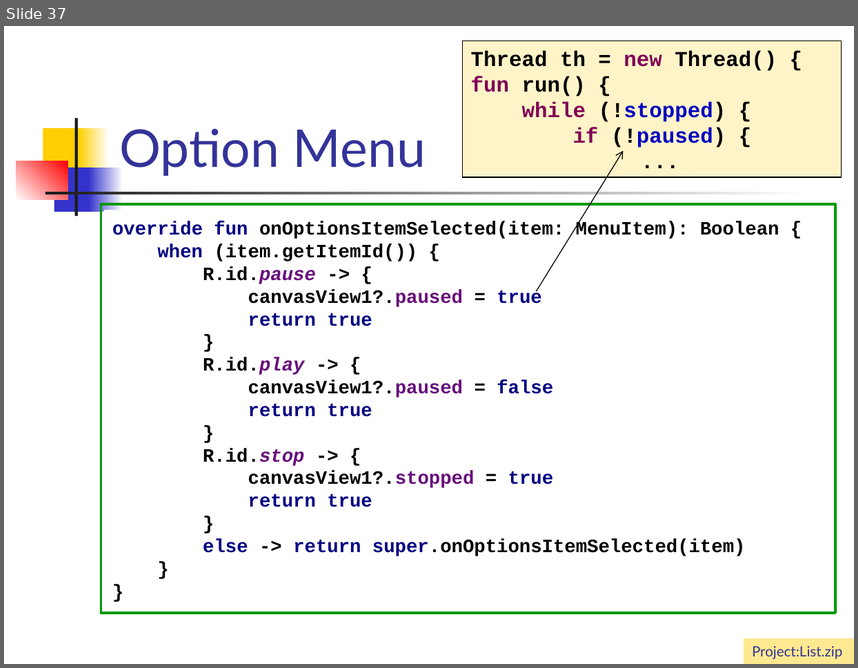
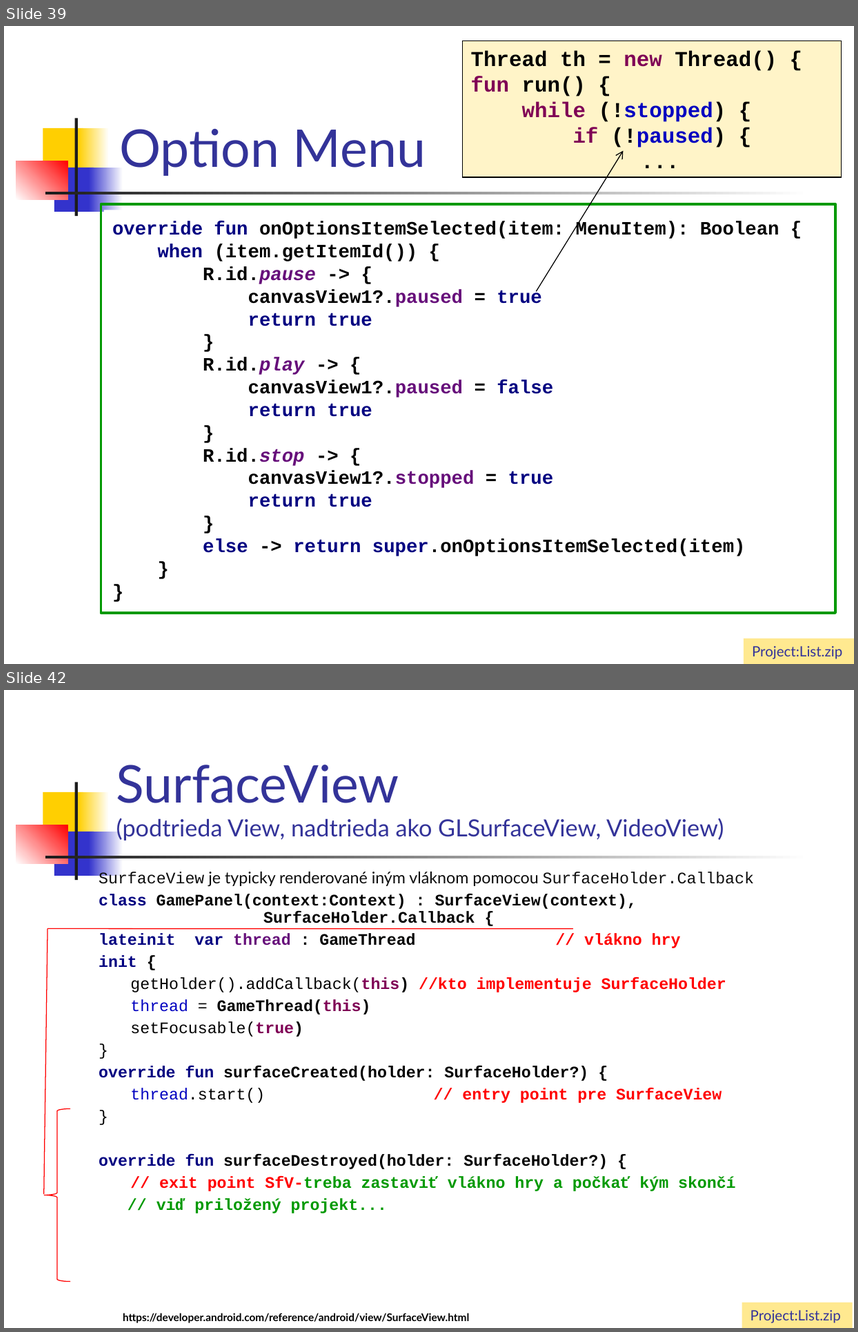
Before and after one commit to vmandro/Prednasky, a slide deck: 04/04_Android.ppt. Shown one above the other, each under a label of ours: slide 37 before the commit, slides 39 and 42 after it; the slides between them are not shown. The pictures are 858x668 and 858x1332 pixels, drawn with LibreOffice and Linux fonts; fonts in the diff are those of the drawing. Boxes give left, top, right and bottom in pixels: in the first picture for what was removed or moved away, otherwise in the second. Text is boxed around its words. In the diff, an @@ line names an element or a change of style, - is before the commit and + after.

```diff
--- a/04/04_Android.ppt
+++ b/04/04_Android.ppt
@@ slide 42 added at (4, 690, 854, 1328), background #FFFFFF; not listed: 7 template elements that a slide beside it also shows @@
@@ rectangle added at (4, 694, 21, 728), fill #FFFFFF @@
@@ title added at (116, 765, 724, 840), 20 pt, text #333399 @@
+SurfaceView
+(podtrieda View, nadtrieda ako GLSurfaceView, VideoView)
@@ text added at (99, 871, 754, 1213), 13.6 pt, text #000000, bold @@
+SurfaceView je typicky renderované iným vláknom pomocou SurfaceHolder.Callback
+class GamePanel(context:Context) : SurfaceView(context), SurfaceHolder.Callback {
+lateinit var thread : GameThread // vlákno hry
+init {
+getHolder().addCallback(this) //kto implementuje SurfaceHolder
+thread = GameThread(this)
+setFocusable(true)
+}
+override fun surfaceCreated(holder: SurfaceHolder?) {
+thread.start() // entry point pre SurfaceView
+}
+override fun surfaceDestroyed(holder: SurfaceHolder?) {
+// exit point SfV-treba zastaviť vlákno hry a počkať kým skončí
+// viď priložený projekt...
@@ line added from (44, 1194) to (47, 929), #FF0000 0.74 pt @@
@@ line added from (573, 929) to (47, 929), #FF0000 0.74 pt @@
@@ freeform shape added at (44, 1108, 70, 1281), outline #FF0000 0.74 pt @@
@@ rectangle added at (742, 1302, 853, 1328), fill #FFE990, 12 pt, text #333399 @@
+Project:List.zip
@@ text added at (123, 1312, 469, 1323), 9 pt, text #000000, bold @@
+https://developer.android.com/reference/android/view/SurfaceView.html
@@ what was slide 37 is now slide 39 @@
```
Also in this commit, not shown: 20 slides changed, 7 other slides added, 3 other files.
